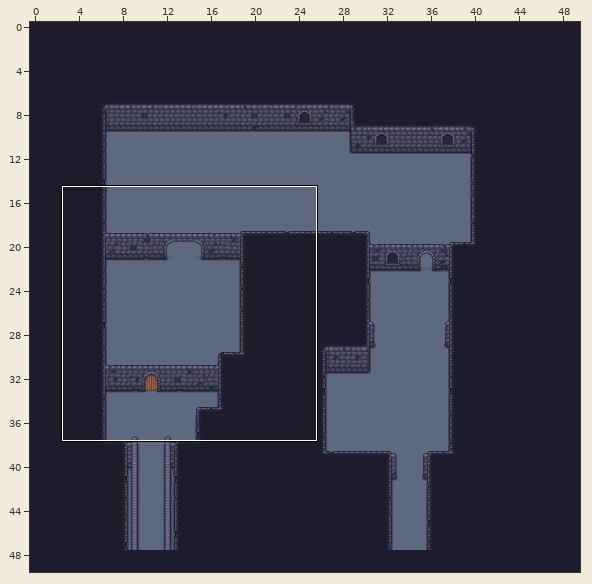
Tiled map, stored at core/assets/res/maps/Dungeon.tmx. Above: a wide view before the commit, with the close-up outlined.
Close-up. Before:
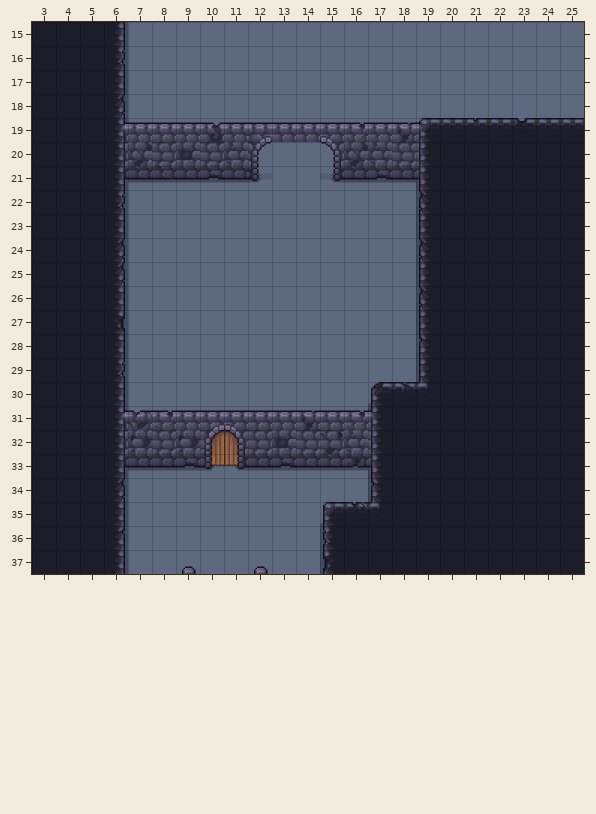
Cells are 32x32 px. Shown: x 3..25, y 15..37. The commit also changed other parts of the map, which this record leaves out.
And afterwards:
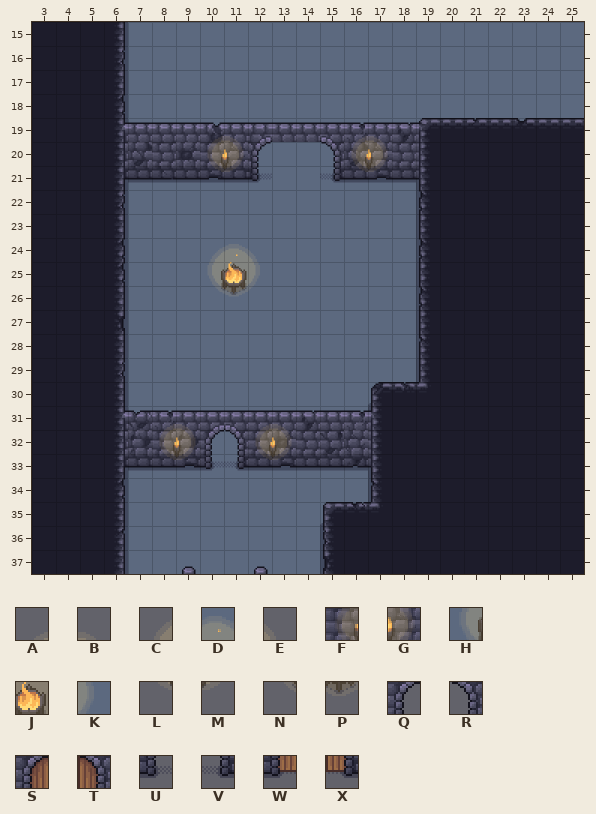
Key: from "fire_animation": A 0, B 1, C 8, D 9, E 10, F 11, G 12, H 19, J 20, K 21, L 22, M 23, N 30, P 31; from "walls_floor": Q 448, R 449, S 452, T 453, U 465, V 466, W 469, X 470.
_ is an empty cell.
Tiles of an added or newly shown layer are drawn over the layers below it.
See-through tiles are keyed as they look on the map.
Edits made:
Layer "Walls":
y 32: x 10..11 ST -> QR
y 33: x 10..11 WX -> UV
Layer "Lights" (added):
y 19: x 10..11 __ -> AB; x 16..17 __ -> AB
y 20: x 10..11 __ -> FG; x 16..17 __ -> FG
y 21: x 10..11 __ -> LM; x 16..17 __ -> LM
y 24: x 10..12 ___ -> CDE
y 25: x 10..12 ___ -> HJK
y 26: x 10..11 __ -> NP
y 31: x 8..9 __ -> AB; x 12..13 __ -> AB
y 32: x 8..9 __ -> FG; x 12..13 __ -> FG
y 33: x 8..9 __ -> LM; x 12..13 __ -> LM
Changed places in both close-ups, as pixel boxes (x1, y1, x2, y2):
added: (207, 136, 244, 172)
added: (351, 136, 388, 172)
added: (207, 244, 260, 297)
changed: (159, 424, 292, 466)
